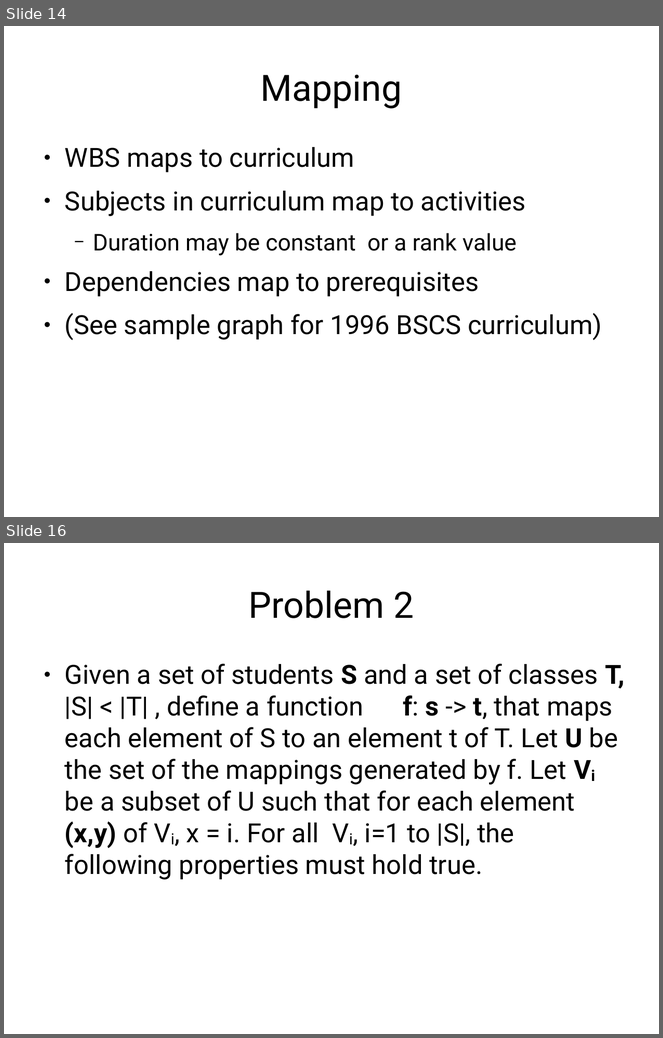
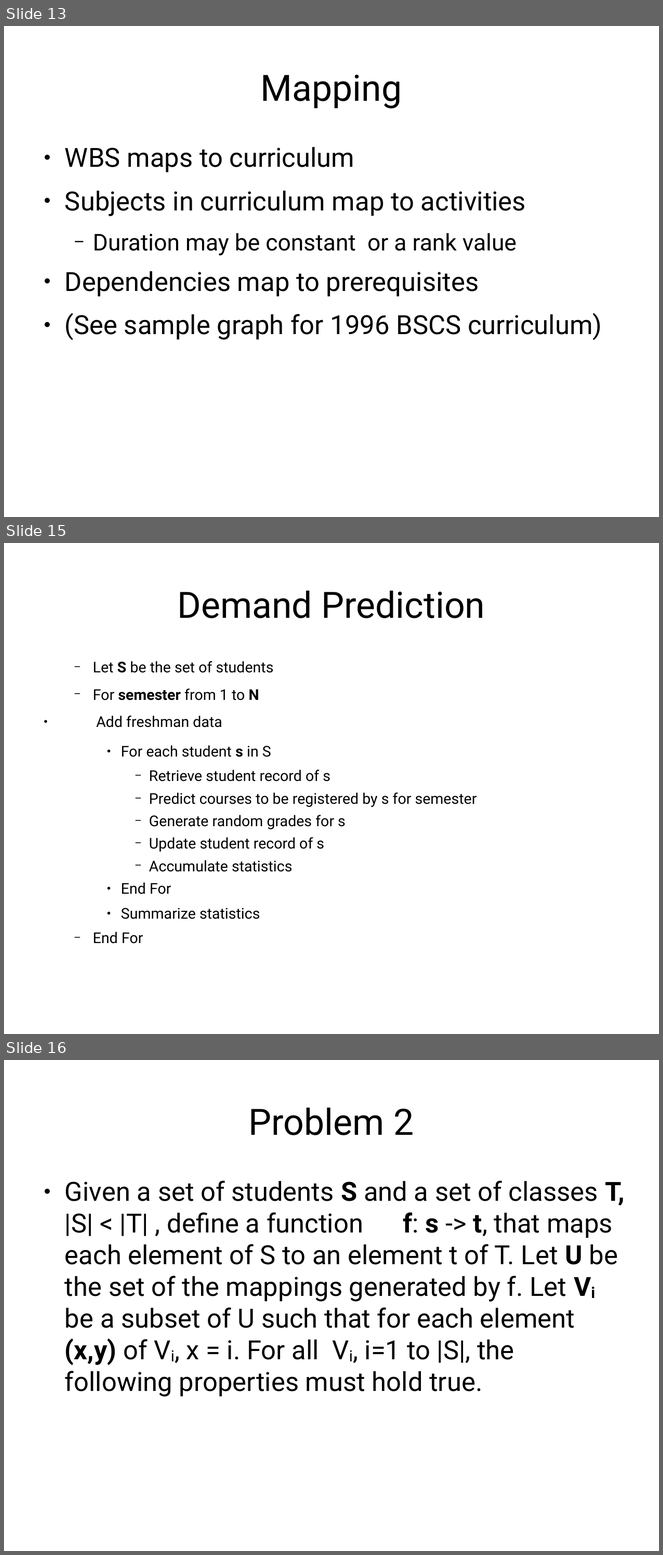
Before and after one commit to jachermocilla/jach-homepage, a slide deck: seminar-2008.odp. Shown one above the other, each under a label of ours: slides 14 and 16 before the commit, slides 13, 15 and 16 after it; the slides between them are not shown. The pictures are 663x1038 and 663x1555 pixels, drawn with LibreOffice and Linux fonts; fonts in the diff are those of the drawing. Boxes give left, top, right and bottom in pixels: in the first picture for what was removed or moved away, otherwise in the second. Text is boxed around its words. In the diff, an @@ line names an element or a change of style, - is before the commit and + after.

```diff
--- a/seminar-2008.odp
+++ b/seminar-2008.odp
@@ slide 15 added at (4, 543, 659, 1034), background #FFFFFF @@
@@ title added at (177, 590, 485, 618), 44 pt, text #000000 @@
+Demand Prediction
@@ text added at (93, 661, 477, 944), 18 pt, text #000000 @@
+  − Let S be the set of students
+  − For semester from 1 to N
+● Add freshman data
+    ● For each student s in S
+      − Retrieve student record of s
+      − Predict courses to be registered by s for semester
+      − Generate random grades for s
+      − Update student record of s
+      − Accumulate statistics
+    ● End For
+    ● Summarize statistics
+  − End For
@@ what was slide 14 is now slide 13 @@
```
Also in this commit, not shown: 2 slides changed, 1 slide removed.
